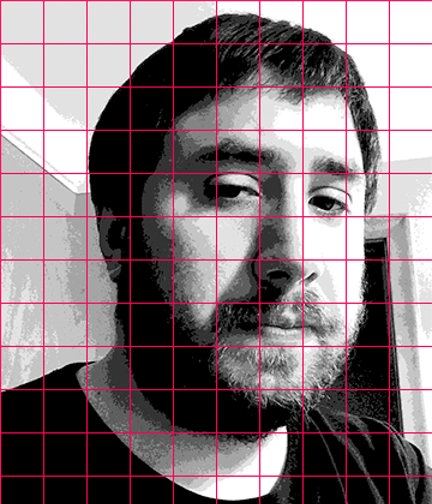
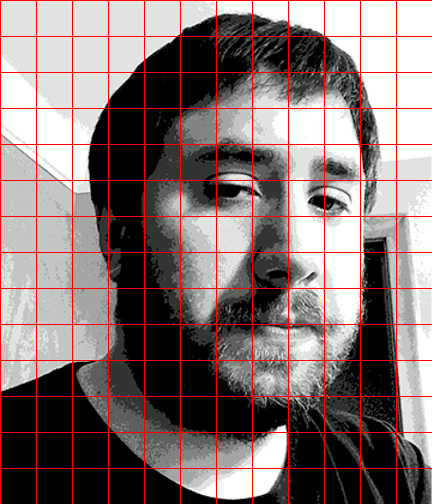
Revision of a layered w=432, h=504 image; what changed, layer by layer:
added layer "Grid" above "MySelf with Red Half Inch Grid.png" over [0, 0, 432, 504]
hid "MySelf with Red Half Inch Grid.png" over [0, 0, 432, 504]
showed "MySelf.png" over [0, 0, 432, 504]
